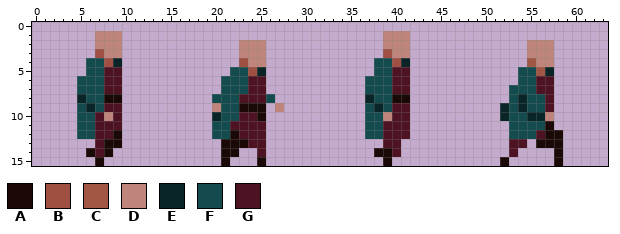
Pixel-art sprite -- core/assets/character/pro-simple-walk.png. Above: the version before the commit.
The file is 64x16 pixels.
Palette (. is transparent): A #1a0907  B #a05043  C #a05743  D #bf857c  E #092527  F #134b4e  G #4e1323
Pixels before, first column x 5:
 1 ..DDD.............................DDD.................
 2 ..DDD.............DDD.............DDD.............DDD.
 3 ..BDD.............DDD.............BDD.............DDD.
 4 .FFBE.............BDD............FFBE.............CDD.
 5 .FFGG............FFBE............FFGG............FFCE.
 6 FFFGG...........FFFGG...........FFFGG............FFGG.
 7 FFFGG...........FFFGG...........FFFGG...........FFFGG.
 8 EFFAA..........FFFGGGF..........EFFAA...........FEFFG.
 9 FEFGG..........DFFAAA.D.........FEFGG..........EFEFFG.
10 FFGDG..........EFFGGA...........FFDGG..........EFFEED.
11 FFGGG..........FFGGGG...........FFGGG...........FFFFA.
12 FFGGA..........FFAGGG...........FFGGG...........FFFGAA
13 ..GAA...........AAAGG.............GG............GG.AAA
14 .AGA............AA..G............AAG............G....A
15 ..A.............A...A.............A............A.....A
After the commit:
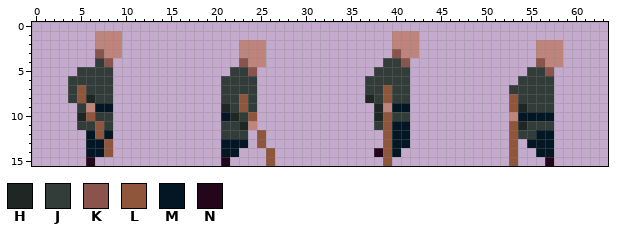
Colours new in this view: H #1e2724  J #323c39  K #8a534b  L #8f563b  M #031623  N #23061a
Diff:
Changed rows in their new state; - is an unchanged pixel.
first column x 4:
 1 -----------------------------------.--D----------------
 2 -----------------------------------.--D------------.--D
 3 ---K-------------------------------.K-D------------.--D
 4 --.JK.-------------K--------------.JJK-------------.K-D
 5 -JJJJ.------------JJK.------------JJJJ------------.JJK-
 6 JJJJJ.-----------JJJJ.-----------JJJJJ------------JJJJ-
 7 JLJJJ.-----------JJJJ.-----------JJLJJ-----------JJJJJ-
 8 JLHJJ.----------.JJLJ..----------HJLJJ-----------LJJJJ-
 9 -JDMM.----------.HJLJ.-.---------.HDMM----------.LHJJJ-
10 -HLJJ.----------.MHJL.-----------.HLJJ----------.DMMMM-
11 -JJLJ.----------.JJHD.-----------.JLMM-----------LHJJJ-
12 -.MLM.----------.JJJ.L-----------..LMM-----------LJJMM.
13 --MML.-----------MMM.L-------------LMM-----------L.MMM.
14 --MML------------MM--.L-----------NLM------------L--MM.
15 --N.-------------N---.L------------L------------.L---N.
